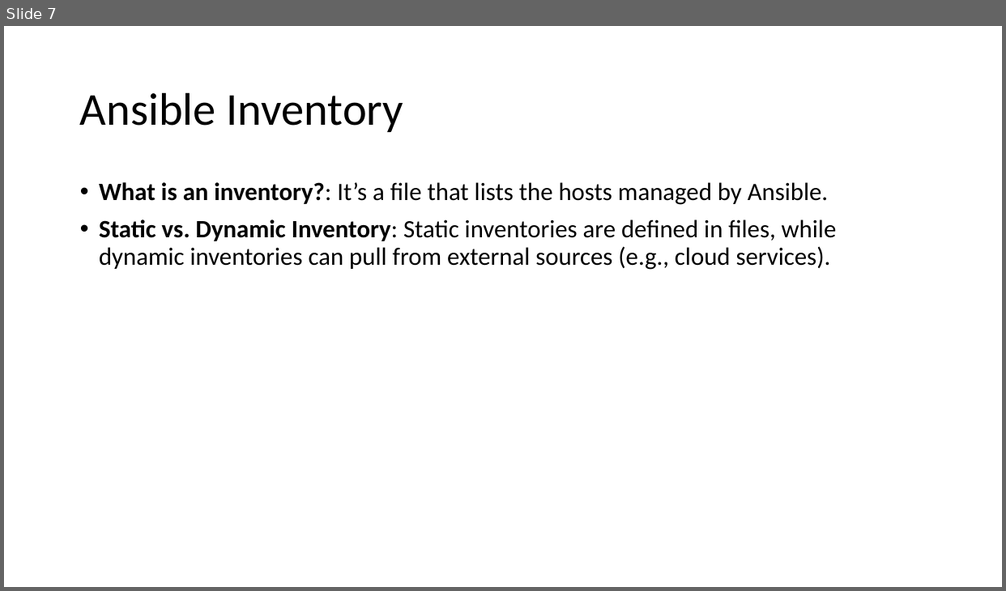
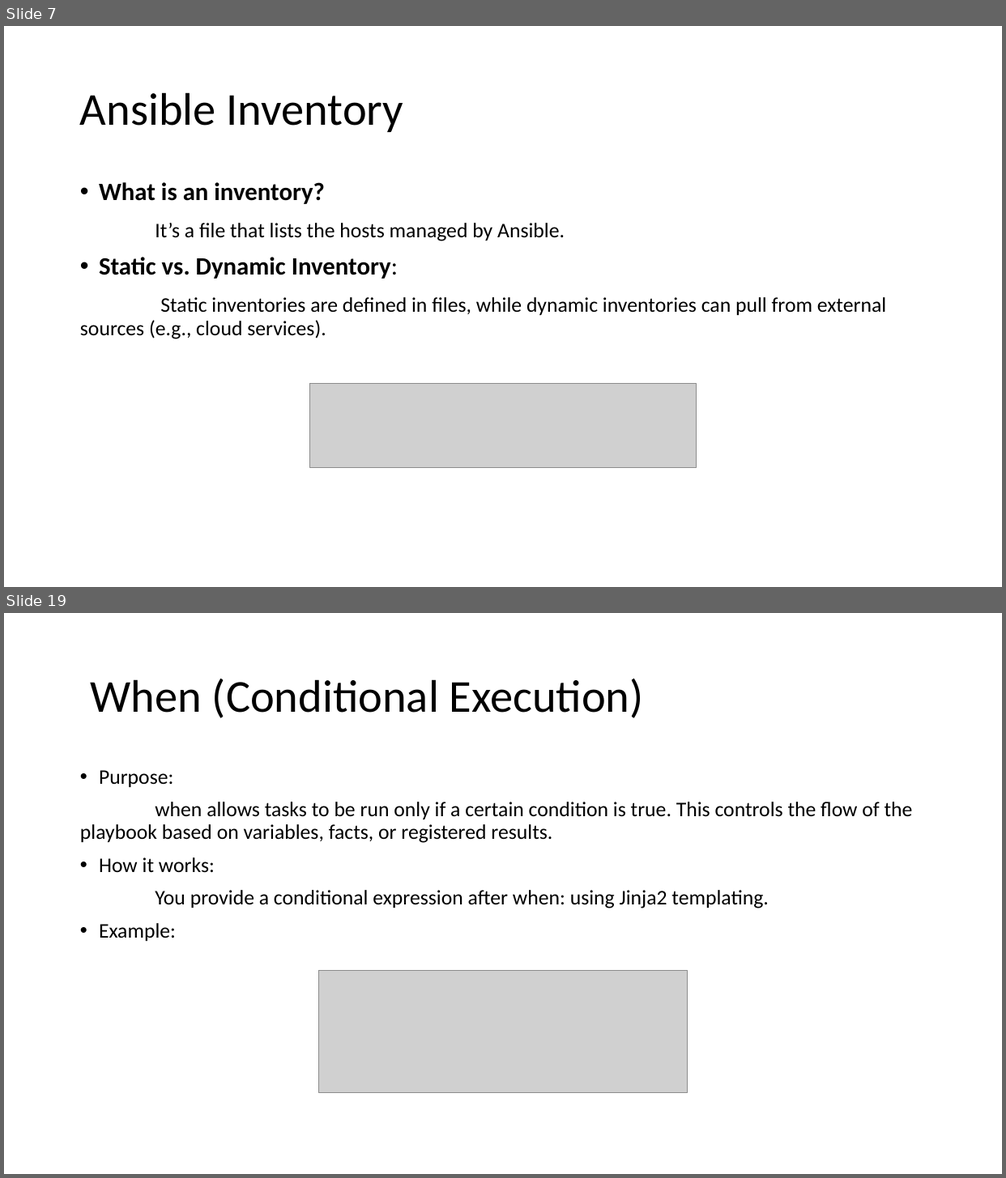
Before and after one commit to abirbandy/ansible-study-material, a slide deck: Introduction to Ansible.pptx. Shown one above the other, each under a label of ours: slide 7 before the commit, slides 7 and 19 after it; the slides between them are not shown. The pictures are 1006x591 and 1006x1178 pixels, drawn with LibreOffice and Linux fonts; fonts in the diff are those of the drawing; grey boxes stand for pictures. Boxes give left, top, right and bottom in pixels: in the first picture for what was removed or moved away, otherwise in the second. Text is boxed around its words. In the diff, an @@ line names an element or a change of style, - is before the commit and + after.

```diff
--- a/Introduction to Ansible.pptx
+++ b/Introduction to Ansible.pptx
@@ slide 19 added at box(4, 613, 1002, 1174), background #FFFFFF @@
@@ title added at box(91, 679, 644, 718), 44 pt, text #000000 @@
+When (Conditional Execution)
@@ text added at box(80, 770, 913, 941), 20 pt, text #000000 @@
+• Purpose:
+when allows tasks to be run only if a certain condition is true. This controls the flow of the playbook based on variables, facts, or registered results.
+• How it works:
+You provide a conditional expression after when: using Jinja2 templating.
+• Example:
@@ picture added at box(318, 971, 688, 1093) @@
@@ slide 7 changed as well @@
@@ text at box(80, 182, 886, 339): text changed; size 24 to 20 pt @@
-• What is an inventory?: It’s a file that lists the hosts managed by Ansible.
-• Static vs. Dynamic Inventory: Static inventories are defined in files, while dynamic inventories can pull from external sources (e.g., cloud services).
+• What is an inventory?
+It’s a file that lists the hosts managed by Ansible.
+• Static vs. Dynamic Inventory:
+Static inventories are defined in files, while dynamic inventories can pull from external sources (e.g., cloud services).
@@ picture added at box(310, 384, 697, 467) @@
```
Also in this commit, not shown: 4 other slides changed, 18 other slides added, 1 slide removed.
